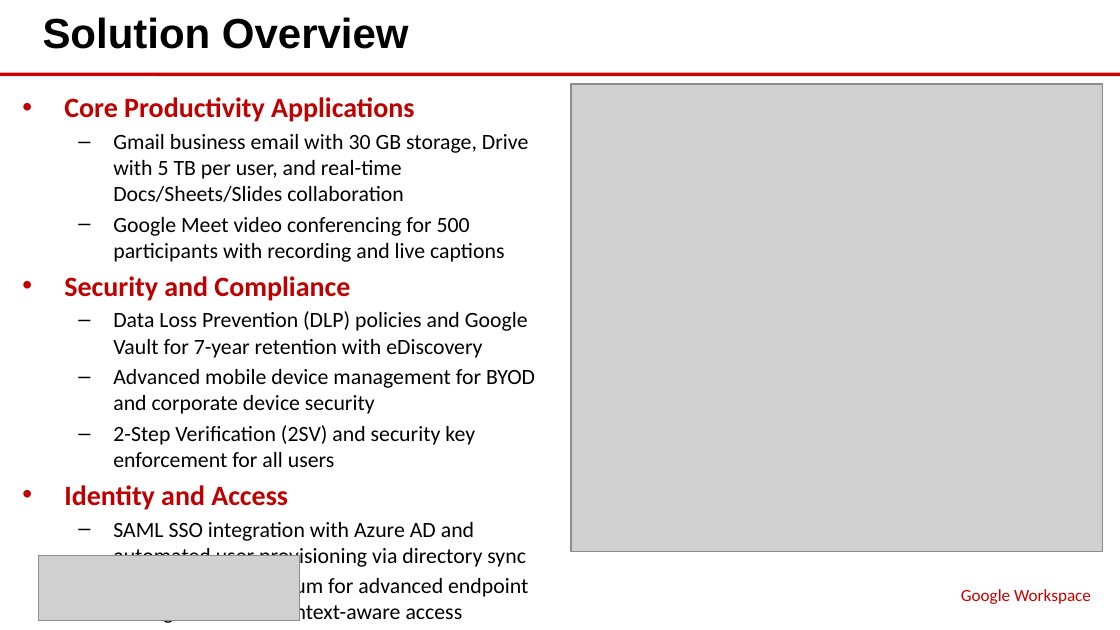
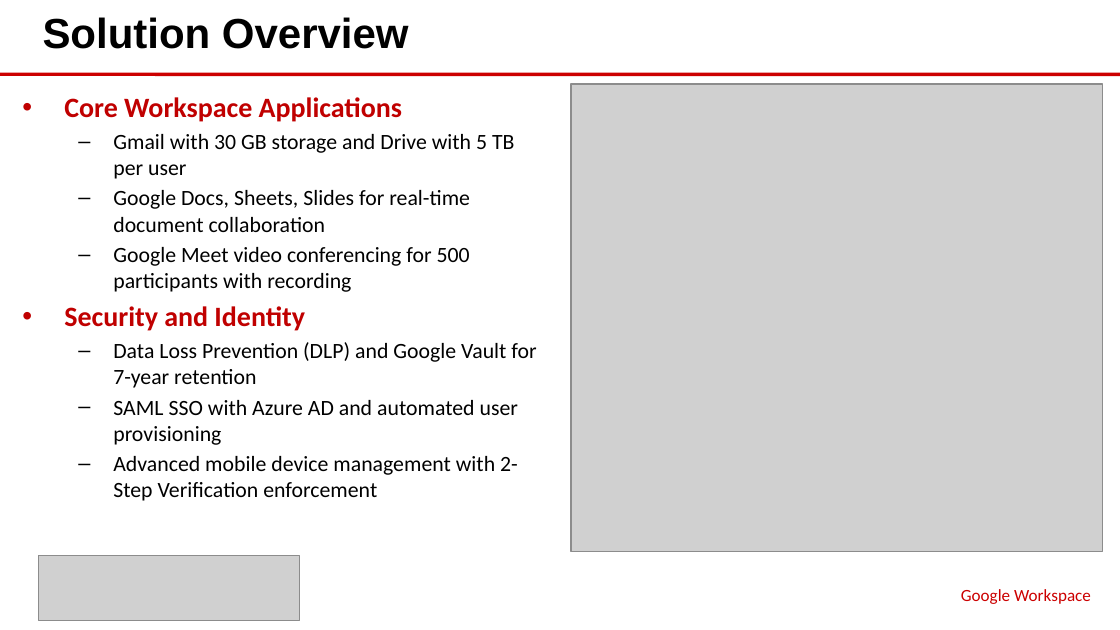
Before and after one commit to eoframework/solutions, a slide deck: slide 4 of solutions/google/modern-workspace/workspace/presales/solution-briefing.pptx. Drawn at 1120x630 pixels with LibreOffice and Linux fonts; fonts in the diff are those of the drawing; grey boxes stand for pictures. Boxes give left, top, right and bottom in pixels: in the first picture for what was removed or moved away, otherwise in the second. Text is boxed around its words. In the diff, an @@ line names an element or a change of style, - is before the commit and + after.

Commit message:
Enforce Solution Overview slide requirements for Google solutions
Solution Overview Slide Structure (Now Enforced):
- Reduced from 3 main items to 2 main items (per requirement)
- Each main item has max 3 sub items (per requirement)
- Each sub item is less than 13 words (per requirement)

Google Workspace Solution Overview:
- **Core Workspace Applications** (3 sub items)
  - Gmail with 30 GB storage and Drive with 5 TB per user (12 words ✓)
  - Google Docs, Sheets, Slides for real-time document collaboration (9 words ✓)
  - Google Meet video conferencing for 500 participants with recording (10 words ✓)
- **Security and Identity** (3 sub items)
  - Data Loss Prevention (DLP) and Google Vault for 7-year retention (11 words ✓)
  - SAML SSO with Azure AD and automated user provisioning (10 words ✓)
  - Advanced mobile device management with 2-Step Verification enforcement (9 words ✓)

Google Cloud Landing Zone Solution Overview:
- **Platform Foundation** (3 sub items)
  - Organization hierarchy with folders for dev, staging, production environments (10 words ✓)
  - Cloud Foundation Toolkit Terraform modules for repeatable project provisioning (10 words ✓)
  - Centralized billing with department chargeback and cost allocation (8 words ✓)
- **Security and Network** (3 sub items)
  - Security Command Center Premium for continuous threat detection and monitoring (11 words ✓)
  - Shared VPC hub-spoke architecture with centralized internet egress (9 words ✓)
  - Dedicated Interconnect 10 Gbps for low-latency hybrid connectivity (9 words ✓)

All validation checks pass (5/5 files) for both Google solutions.
Regenerated all Office documents (XLSX, PPTX, DOCX).

```diff
--- a/solutions/google/modern-workspace/workspace/presales/solution-briefing.pptx
+++ b/solutions/google/modern-workspace/workspace/presales/solution-briefing.pptx
@@ text at [64,97,536,501]: text changed @@
-• Core Productivity Applications
-  – Gmail business email with 30 GB storage, Drive with 5 TB per user, and real-time Docs/Sheets/Slides collaboration
-  – Google Meet video conferencing for 500 participants with recording and live captions
-• Security and Compliance
-  – Data Loss Prevention (DLP) policies and Google Vault for 7-year retention with eDiscovery
-  – Advanced mobile device management for BYOD and corporate device security
-  – 2-Step Verification (2SV) and security key enforcement for all users
-• Identity and Access
-  – SAML SSO integration with Azure AD and automated user provisioning via directory sync
-  – Cloud Identity Premium for advanced endpoint management and context-aware access
+• Core Workspace Applications
+  – Gmail with 30 GB storage and Drive with 5 TB per user
+  – Google Docs, Sheets, Slides for real-time document collaboration
+  – Google Meet video conferencing for 500 participants with recording
+• Security and Identity
+  – Data Loss Prevention (DLP) and Google Vault for 7-year retention
+  – SAML SSO with Azure AD and automated user provisioning
+  – Advanced mobile device management with 2-Step Verification enforcement
```
Also in this commit, not shown: 11 other files.
